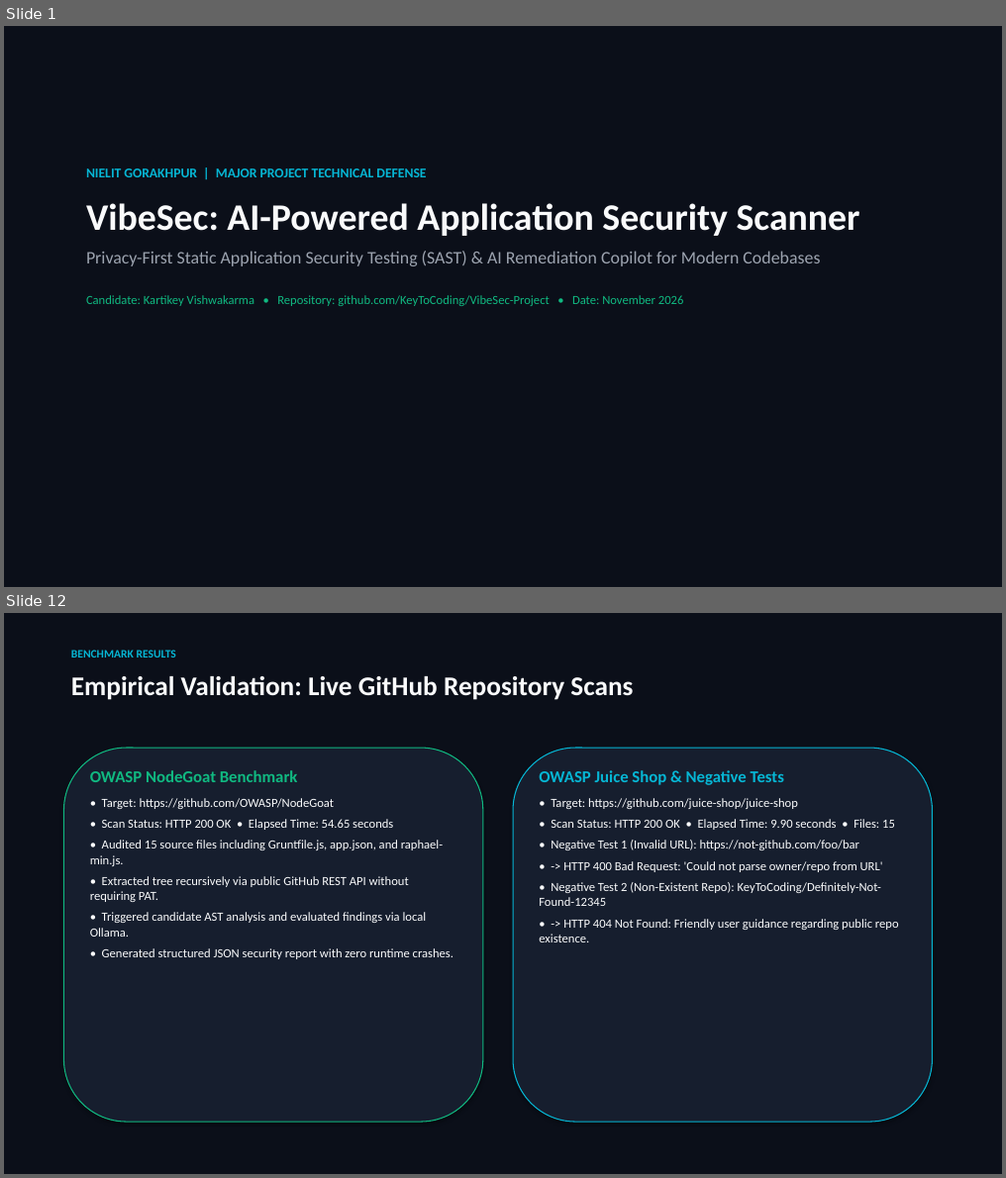
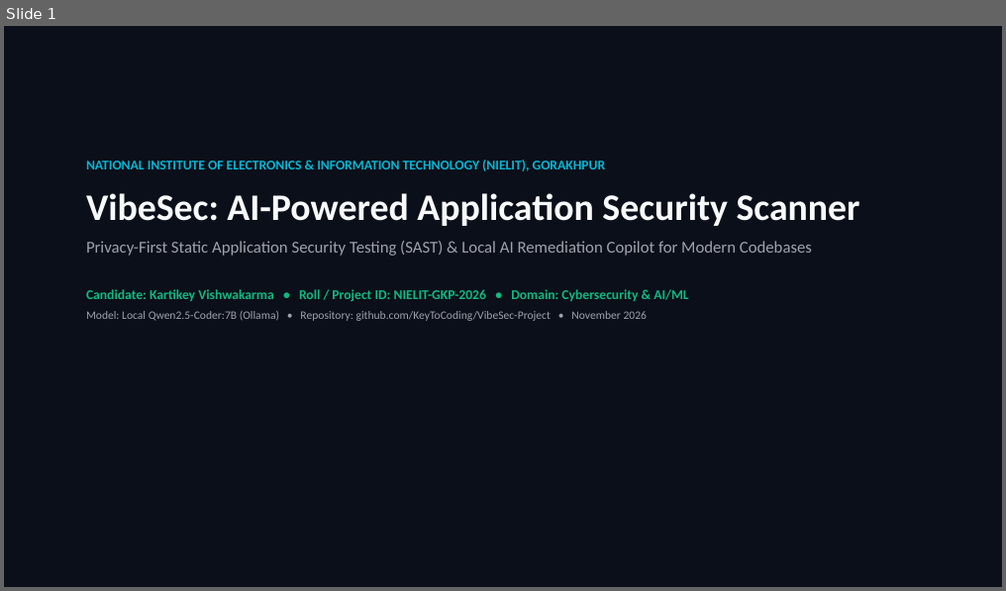
Before and after one commit to KeyToCoding/VibeSec-Project, a slide deck: docs/VibeSec_Final_Project_Presentation.pptx. Shown one above the other, each under a label of ours: slides 1 and 12 before the commit, slide 1 after it; the slides between them are not shown. The pictures are 1006x1178 and 1006x591 pixels, drawn with LibreOffice and Linux fonts; fonts in the diff are those of the drawing. Boxes give left, top, right and bottom in pixels: in the first picture for what was removed or moved away, otherwise in the second. Text is boxed around its words. In the diff, an @@ line names an element or a change of style, - is before the commit and + after.

```diff
--- a/docs/VibeSec_Final_Project_Presentation.pptx
+++ b/docs/VibeSec_Final_Project_Presentation.pptx
@@ slide 12 removed at [4,613,1002,1174], background #FFFFFF @@
@@ rectangle removed at [4,613,1002,1174] @@
@@ text removed at [71,650,176,658] @@
-BENCHMARK RESULTS
@@ text removed at [71,676,633,700] @@
-Empirical Validation: Live GitHub Repository Scans
@@ rounded rectangle removed at [63,748,483,1122] @@
@@ rounded rectangle removed at [513,748,933,1122] @@
@@ text removed at [90,770,453,959] @@
-OWASP NodeGoat Benchmark
-• Target: https://github.com/OWASP/NodeGoat
-• Scan Status: HTTP 200 OK • Elapsed Time: 54.65 seconds
-• Audited 15 source files including Gruntfile.js, app.json, and raphael-min.js.
-• Extracted tree recursively via public GitHub REST API without requiring PAT.
-• Triggered candidate AST analysis and evaluated findings via local Ollama.
-• Generated structured JSON security report with zero runtime crashes.
@@ text removed at [539,770,899,943] @@
-OWASP Juice Shop & Negative Tests
-• Target: https://github.com/juice-shop/juice-shop
-• Scan Status: HTTP 200 OK • Elapsed Time: 9.90 seconds • Files: 15
-• Negative Test 1 (Invalid URL): https://not-github.com/foo/bar
-• -> HTTP 400 Bad Request: 'Could not parse owner/repo from URL'
-• Negative Test 2 (Non-Existent Repo): KeyToCoding/Definitely-Not-Found-12345
-• -> HTTP 404 Not Found: Friendly user guidance regarding public repo existence.
@@ slide 1 changed as well @@
@@ text "NATIONAL INSTITUTE OF ELECTRONICS & ...": place and size @@
-text "NATIONAL INSTITUTE OF ELECTRONICS & ..." at [86,169,860,306]
+text "NATIONAL INSTITUTE OF ELECTRONICS & ..." at [86,160,860,321]
@@ text at [86,160,606,172]: text changed @@
-NIELIT GORAKHPUR | MAJOR PROJECT TECHNICAL DEFENSE
+NATIONAL INSTITUTE OF ELECTRONICS & INFORMATION TECHNOLOGY (NIELIT), GORAKHPUR
@@ text at [86,241,812,321]: text changed; size 12 to 11 pt; text colour #10B981 to #9CA3AF @@
-Privacy-First Static Application Security Testing (SAST) & AI Remediation Copilot for Modern Codebases
-Candidate: Kartikey Vishwakarma • Repository: github.com/KeyToCoding/VibeSec-Project • Date: November 2026
+Privacy-First Static Application Security Testing (SAST) & Local AI Remediation Copilot for Modern Codebases
+Candidate: Kartikey Vishwakarma • Roll / Project ID: NIELIT-GKP-2026 • Domain: Cybersecurity & AI/ML
+Model: Local Qwen2.5-Coder:7B (Ollama) • Repository: github.com/KeyToCoding/VibeSec-Project • November 2026
```
Also in this commit, not shown: 3 other slides changed, 14 slides added, 10 other slides removed, 34 other files.
